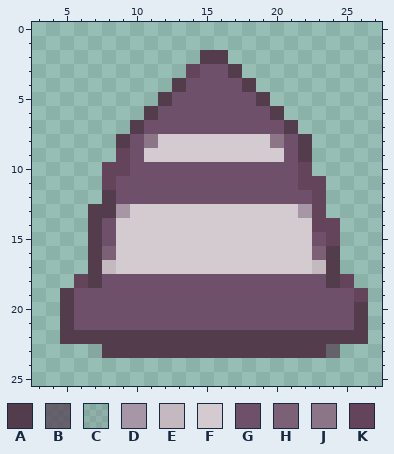
File history of a pixel-art sprite, My project/Assets/Texture/spaceshipBullet/bullet2.png. The picture above is the old version.
The file is 32x32 pixels. Pixels under 10% opacity are left out. Colours within 5 levels of each other are drawn and written as one. Shown: x 3..27, y 0..25.
Palette (. is transparent): A #533d4d  B #533d4eb5  C #6651641f  D #a796a5  E #c3b9bf  F #d4cbd1  G #6e506a  H #7b6076  J #8d7588  K #64445a
New version:
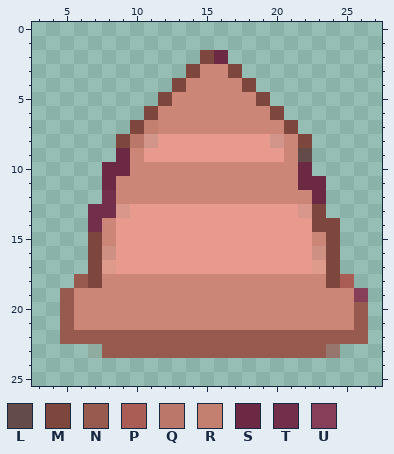
Colours new in this view: L #634b4a  M #7d473d  N #965a4e  P #a95d55  Q #bb786a  R #c37f70  S #6b2943  T #712f4b  U #863e59
Author's note on the commit: menuControl upload + bullet color change
Change:
@@ palette @@
-B #533d4eb5
+B #975951b5
-C #6651641f
+C #b582701f
-D #a796a5
+D #d8978a
-E #c3b9bf
+E #de9b8b
-F #d4cbd1
+F #e89a8e
-G #6e506a
+G #cc8677
-H #7b6076
+H #ce9082
-J #8d7588
+J #d19689
@@ x 3..27 @@
  1 .........................
- 2 ............AA...........
- 3 ...........KGGA..........
- 4 ..........AGGGGA.........
- 5 .........AGGGGGGA........
- 6 ........AGGGGGGGGA.......
- 7 .......AGGGGGGGGGGA......
- 8 ......AGJFFFFFFFFJGA.....
- 9 ......KGFFFFFFFFFFGA.....
-10 .....KKGGGGGGGGGGGGK.....
-11 .....KGGGGGGGGGGGGGKK....
-12 .....AGGGGGGGGGGGGGGK....
-13 ....AADFFFFFFFFFFFFDK....
-14 ....AGFFFFFFFFFFFFFFKK...
-15 ....AGFFFFFFFFFFFFFFGK...
-16 ....AHFFFFFFFFFFFFFFHA...
-17 ....AEFFFFFFFFFFFFFFEA...
-18 ...KAGGGGGGGGGGGGGGGGAK..
-19 ..AGGGGGGGGGGGGGGGGGGGGK.
-20 ..AGGGGGGGGGGGGGGGGGGGGA.
-21 ..AGGGGGGGGGGGGGGGGGGGGA.
-22 ..AAAAAAAAAAAAAAAAAAAAAA.
-23 ....CAAAAAAAAAAAAAAAAB...
+ 2 ............MS...........
+ 3 ...........MGGM..........
+ 4 ..........MGGGGM.........
+ 5 .........MGGGGGGM........
+ 6 ........MGGGGGGGGM.......
+ 7 .......MRGGGGGGGGGM......
+ 8 ......MQJFFFFFFFFJGM.....
+ 9 ......SGFFFFFFFFFFGL.....
+10 .....SSGGGGGGGGGGGGS.....
+11 .....SGGGGGGGGGGGGGSS....
+12 .....TGGGGGGGGGGGGGGS....
+13 ....TTDFFFFFFFFFFFFDM....
+14 ....TGFFFFFFFFFFFFFFMM...
+15 ....MGFFFFFFFFFFFFFFGM...
+16 ....MHFFFFFFFFFFFFFFHM...
+17 ....MEFFFFFFFFFFFFFFEM...
+18 ...NMGGGGGGGGGGGGGGGGMP..
+19 ..NGGGGGGGGGGGGGGGGGGGGU.
+20 ..NGGGGGGGGGGGGGGGGGGGGN.
+21 ..NGGGGGGGGGGGGGGGGGGGGN.
+22 ..NNNNNNNNNNNNNNNNNNNNNN.
+23 ....CNNNNNNNNNNNNNNNNB...
 24 .........................
Where, in picture pixels (left, top, right, bottom), the same in both pictures:
changed: (60, 50, 368, 358)
